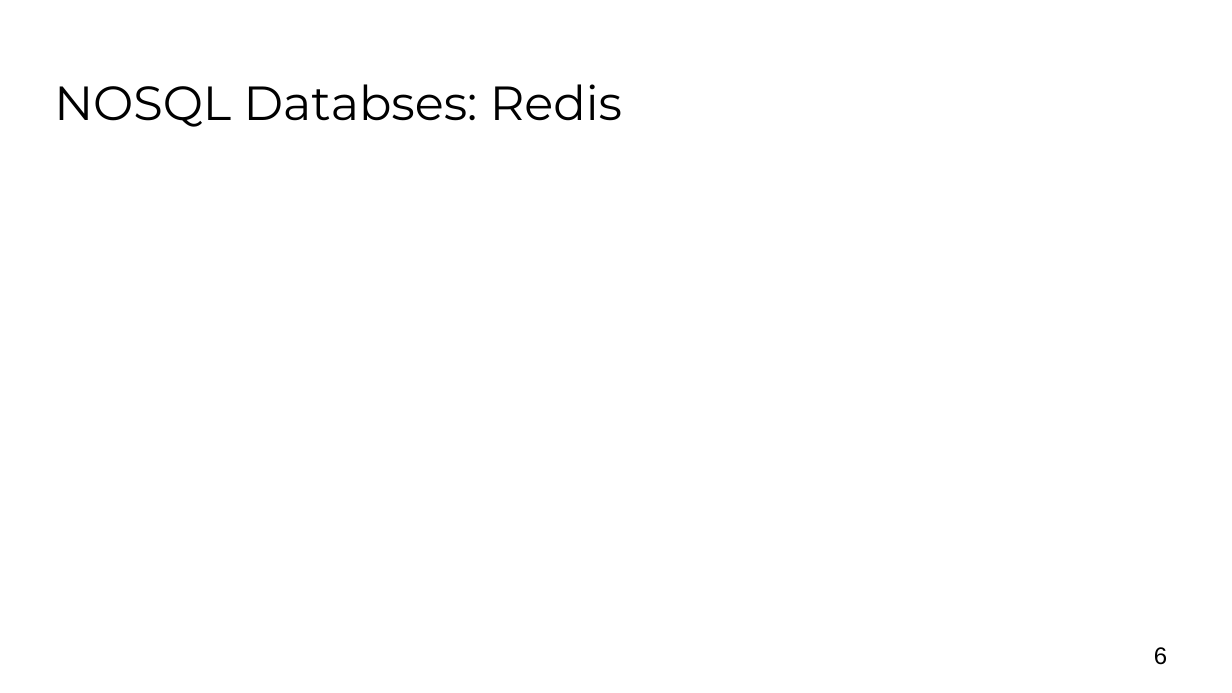
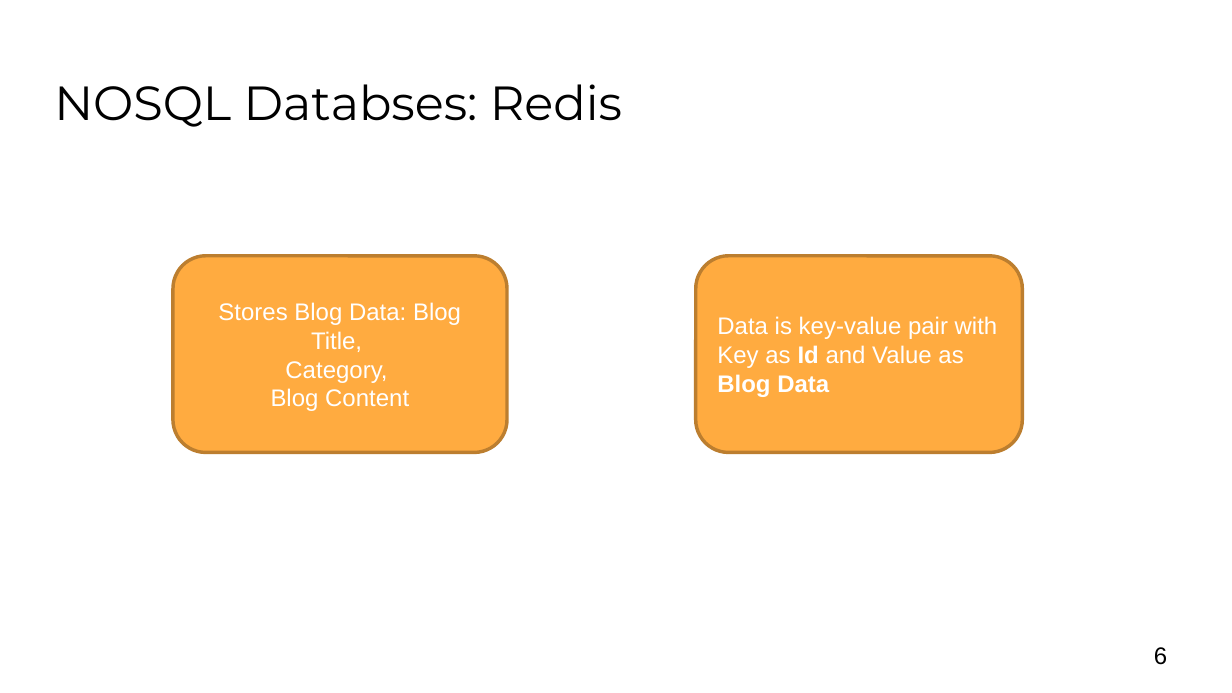
Before and after one commit to akarsh/TUPJNOSQL17, a slide deck: slide 6 of presentation/Presentation 2.pptx. Drawn at 1232x693 pixels with LibreOffice and Linux fonts; fonts in the diff are those of the drawing; background and template pictures are left out. Boxes give left, top, right and bottom in pixels: in the first picture for what was removed or moved away, otherwise in the second. Text is boxed around its words. In the diff, an @@ line names an element or a change of style, - is before the commit and + after.

```diff
--- a/presentation/Presentation 2.pptx
+++ b/presentation/Presentation 2.pptx
@@ rounded rectangle added at (172,256,506,453), fill #FFAB40, outline #BD7F2F 2 pt, 14 pt, text #FFFFFF @@
+Stores Blog Data: Blog Title,
+Category,
+Blog Content
@@ rounded rectangle added at (696,256,1023,453), fill #FFAB40, outline #BD7F2F 2 pt, 14 pt, text #FFFFFF @@
+Data is key-value pair with Key as Id and Value as Blog Data
```
Also in this commit, not shown: 4 slides added, 1 slide removed, 7 other files.
